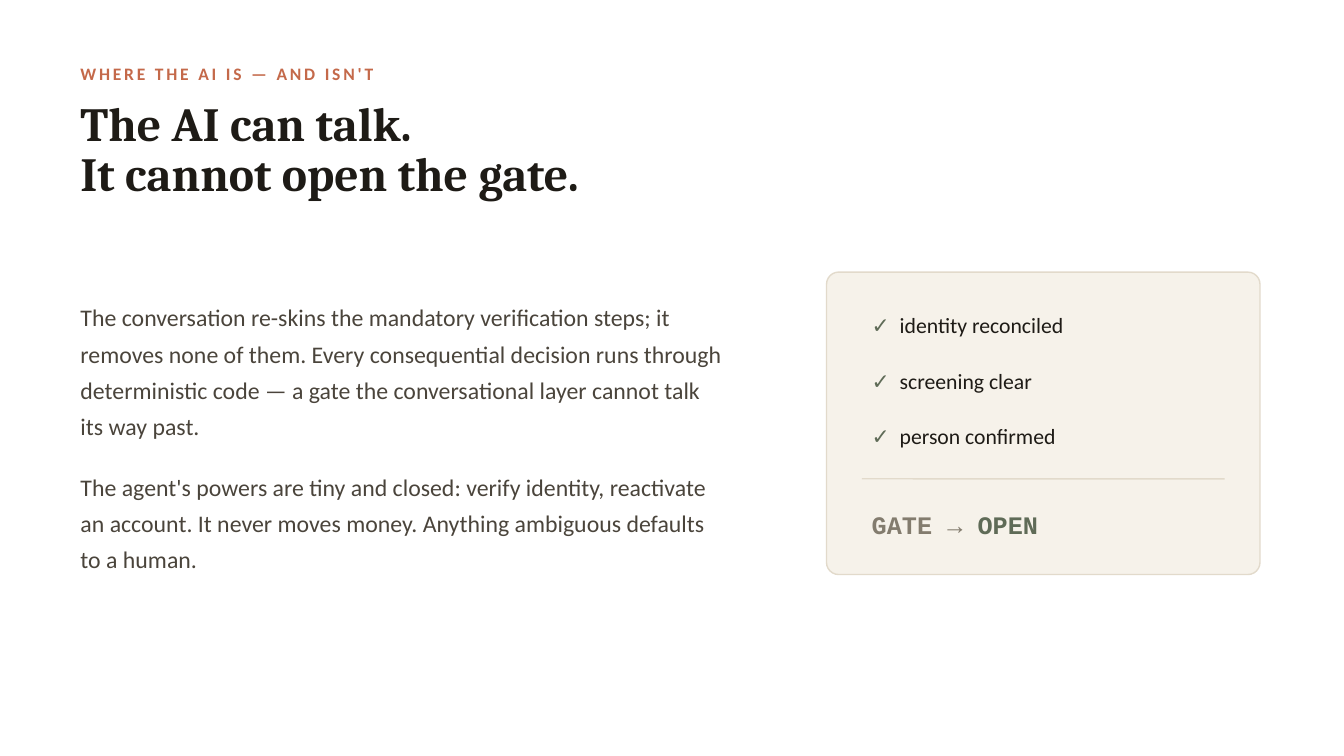
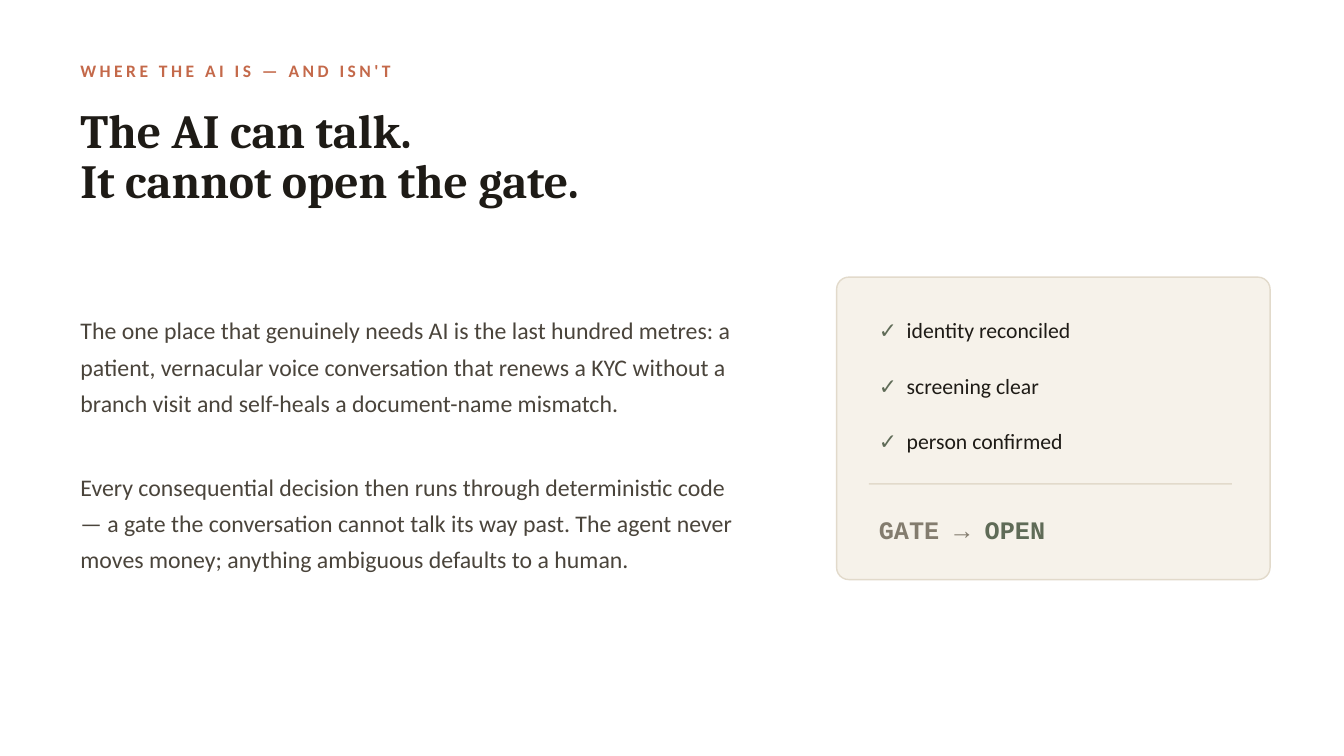
Before and after one commit to mahakchoradia19-droid/nischay-sbi, a slide deck: slide 8 of docs/Nischay_SBI_Hackathon.pptx (slide 6 before the commit). Drawn at 1344x756 pixels with LibreOffice and Linux fonts; fonts in the diff are those of the drawing. Boxes give left, top, right and bottom in pixels: in the first picture for what was removed or moved away, otherwise in the second. Text is boxed around its words. In the diff, an @@ line names an element or a change of style, - is before the commit and + after.

```diff
--- a/docs/Nischay_SBI_Hackathon.pptx
+++ b/docs/Nischay_SBI_Hackathon.pptx
@@ text "WHERE THE AI IS — ..." at [80, 65, 391, 77]: letter spacing 2 to 2.5 pt @@
@@ text "The AI can talk." at [80, 115, 579, 208]: line spacing 35.7pt to 35.4pt @@
@@ rounded rectangle: place and size @@
-rounded rectangle at [827, 272, 1260, 575]
+rounded rectangle at [837, 277, 1270, 580]
@@ text at [80, 322, 730, 412]: text changed @@
-The conversation re-skins the mandatory verification steps; it removes none of them. Every consequential decision runs through deterministic code — a gate the conversational layer cannot talk its way past.
+The one place that genuinely needs AI is the last hundred metres: a patient, vernacular voice conversation that renews a KYC without a branch visit and self-heals a document-name mismatch.
@@ text at [80, 479, 732, 572]: text changed @@
-The agent's powers are tiny and closed: verify identity, reactivate an account. It never moves money. Anything ambiguous defaults to a human.
+Every consequential decision then runs through deterministic code — a gate the conversation cannot talk its way past. The agent never moves money; anything ambiguous defaults to a human.
@@ 4 texts, 1 line: place and size @@
-4 texts, 1 line at [862, 318, 1225, 534]
+4 texts, 1 line at [869, 323, 1232, 539]
```
Also in this commit, not shown: 5 other slides changed, 6 slides added, 6 slides removed, 8 other files.
